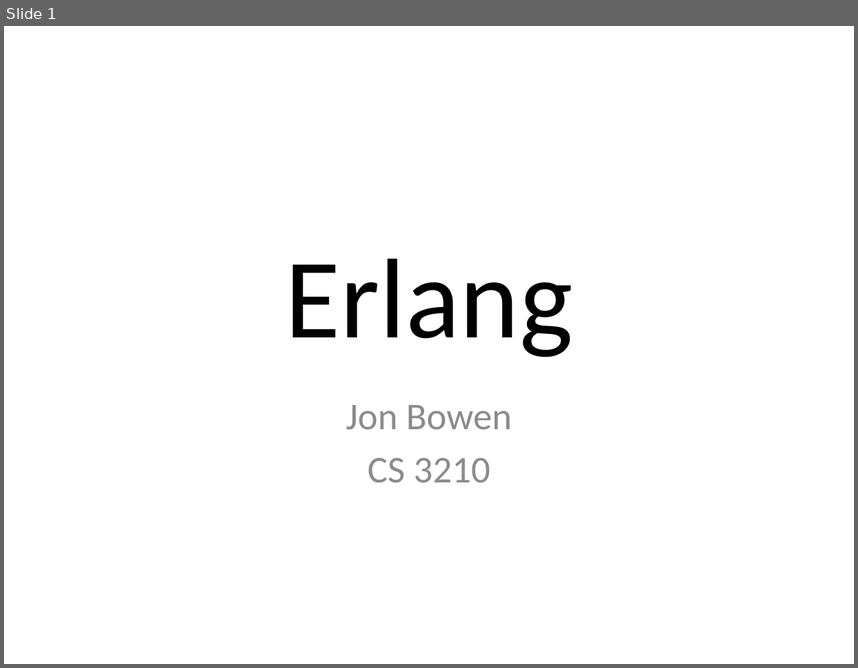
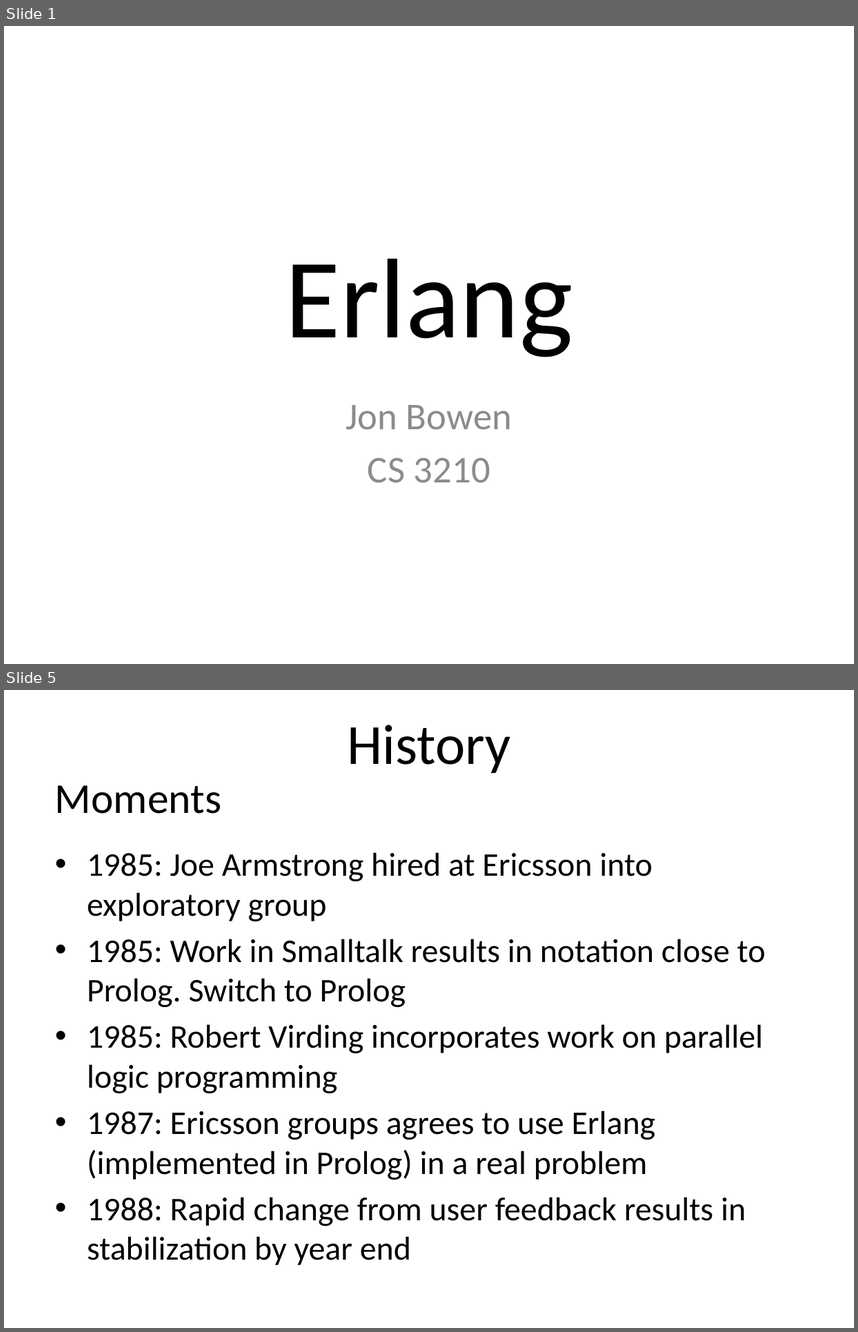
Before and after one commit to rmorgan1711/cs3210, a slide deck: teamProj/slides.pptx. Shown one above the other, each under a label of ours: slide 1 before the commit, slides 1 and 5 after it; the slides between them are not shown. The pictures are 858x668 and 858x1332 pixels, drawn with LibreOffice and Linux fonts; fonts in the diff are those of the drawing. Boxes give left, top, right and bottom in pixels: in the first picture for what was removed or moved away, otherwise in the second. Text is boxed around its words. In the diff, an @@ line names an element or a change of style, - is before the commit and + after.

```diff
--- a/teamProj/slides.pptx
+++ b/teamProj/slides.pptx
@@ slide 5 added at [4,690,854,1328], background #FFFFFF @@
@@ title added at [347,724,510,773], 48 pt, text #000000 @@
+History
@@ text added at [55,785,221,814], 36 pt, text #000000 @@
+Moments
@@ text added at [87,852,766,1265], 28 pt, text #000000 @@
+• 1985: Joe Armstrong hired at Ericsson into exploratory group
+• 1985: Work in Smalltalk results in notation close to Prolog. Switch to Prolog
+• 1985: Robert Virding incorporates work on parallel logic programming
+• 1987: Ericsson groups agrees to use Erlang (implemented in Prolog) in a real problem
+• 1988: Rapid change from user feedback results in stabilization by year end
```
Also in this commit, not shown: 7 other slides added, 1 slide removed, 1 other file.
